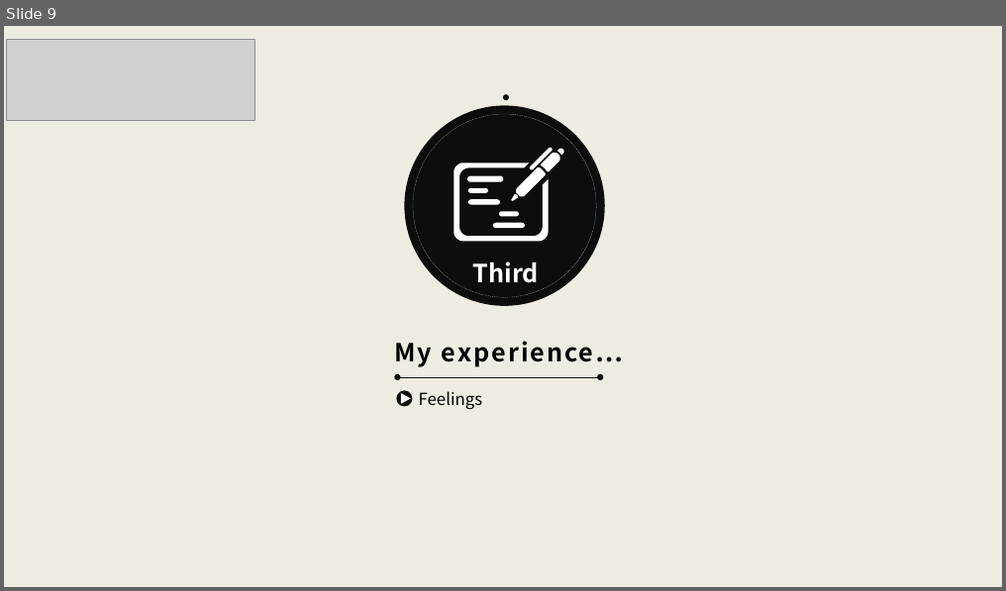
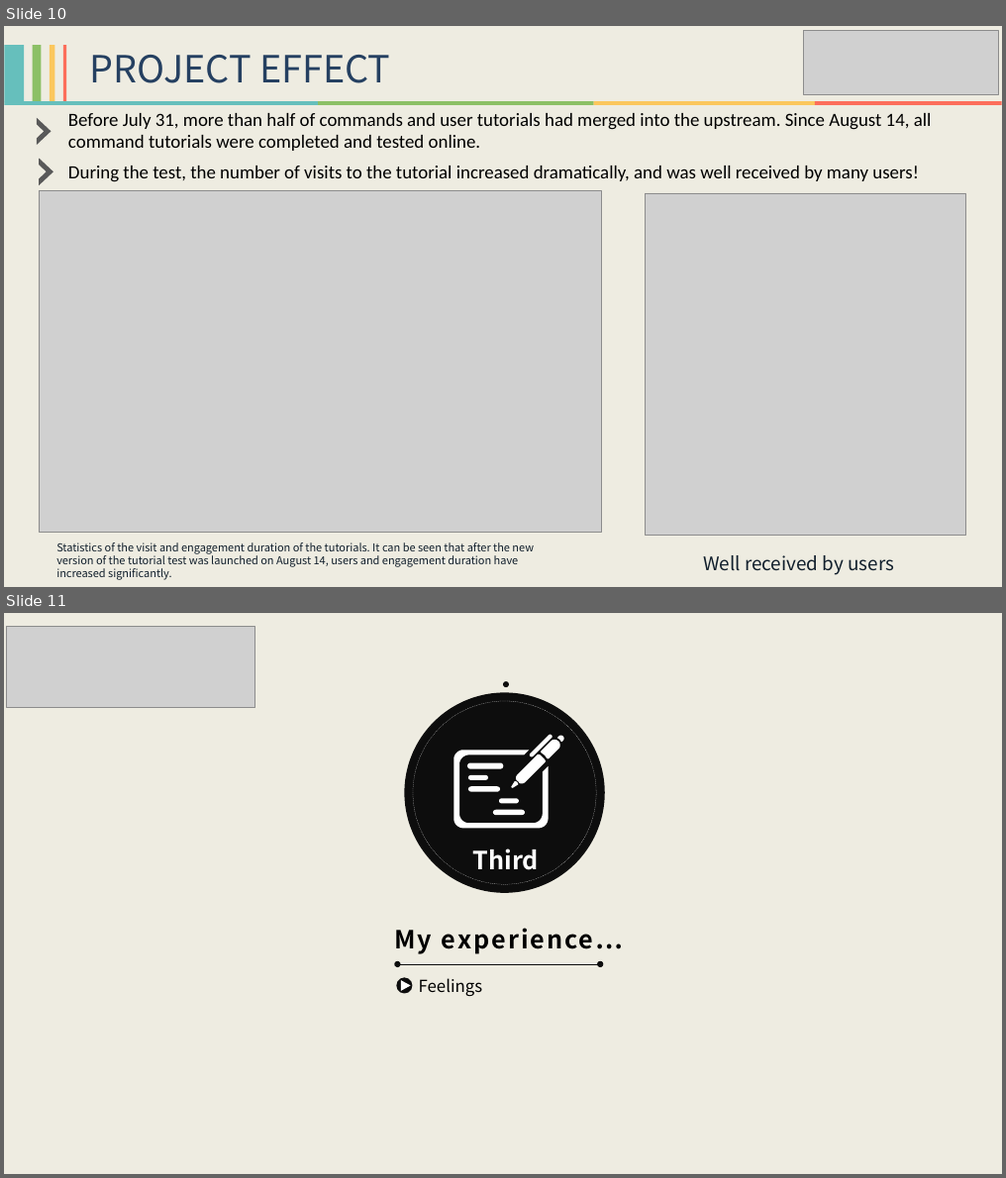
Before and after one commit to HollowMan6/My-Alibaba-Summer-of-Code, a slide deck: 2020-Arthas/Alibaba Summer of Code 2020 - Arthas Final Report.pptx. Shown one above the other, each under a label of ours: slide 9 before the commit, slides 10 and 11 after it. The pictures are 1006x591 and 1006x1178 pixels, drawn with LibreOffice and Linux fonts; fonts in the diff are those of the drawing; grey boxes stand for pictures. Boxes give left, top, right and bottom in pixels: in the first picture for what was removed or moved away, otherwise in the second. Text is boxed around its words. In the diff, an @@ line names an element or a change of style, - is before the commit and + after.

```diff
--- a/2020-Arthas/Alibaba Summer of Code 2020 - Arthas Final Report.pptx
+++ b/2020-Arthas/Alibaba Summer of Code 2020 - Arthas Final Report.pptx
@@ slide 10 added at [4,26,1002,587], background #EEECE1 @@
@@ group added at [4,45,66,101]: 4 rectangles @@
@@ text added at [90,55,390,83], 36 pt, text #254061 @@
+PROJECT EFFECT
@@ picture added at [803,31,998,95] @@
@@ text added at [68,113,932,151], 18 pt, text #000000 @@
+Before July 31, more than half of commands and user tutorials had merged into the upstream. Since August 14, all command tutorials were completed and tested online.
@@ group added at [4,101,1002,105]: 4 rectangles @@
@@ freeform shape added at [36,118,51,145], fill #595959 @@
@@ freeform shape added at [40,159,54,185], fill #595959 @@
@@ text added at [68,166,918,182], 18 pt, text #000000 @@
+During the test, the number of visits to the tutorial increased dramatically, and was well received by many users!
@@ picture added at [39,190,601,533] @@
@@ picture added at [645,193,965,536] @@
@@ text added at [56,543,534,580], 10.5 pt, text #111F2C @@
+Statistics of the visit and engagement duration of the tutorials. It can be seen that after the new version of the tutorial test was launched on August 14, users and engagement duration have increased significantly.
@@ text added at [703,556,894,575], 18 pt, text #111F2C @@
+Well received by users
@@ what was slide 9 is now slide 11 @@
```
Also in this commit, not shown: 4 slides changed, 1 other slide added, 8 other files.
